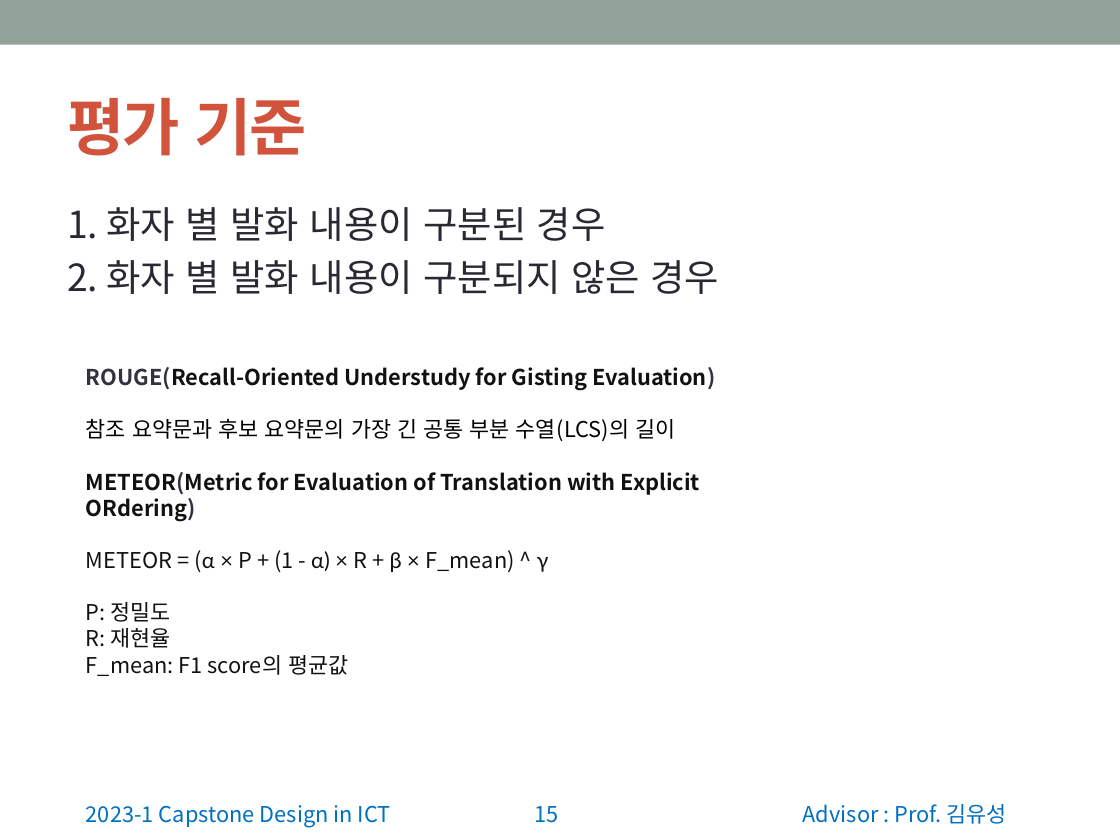
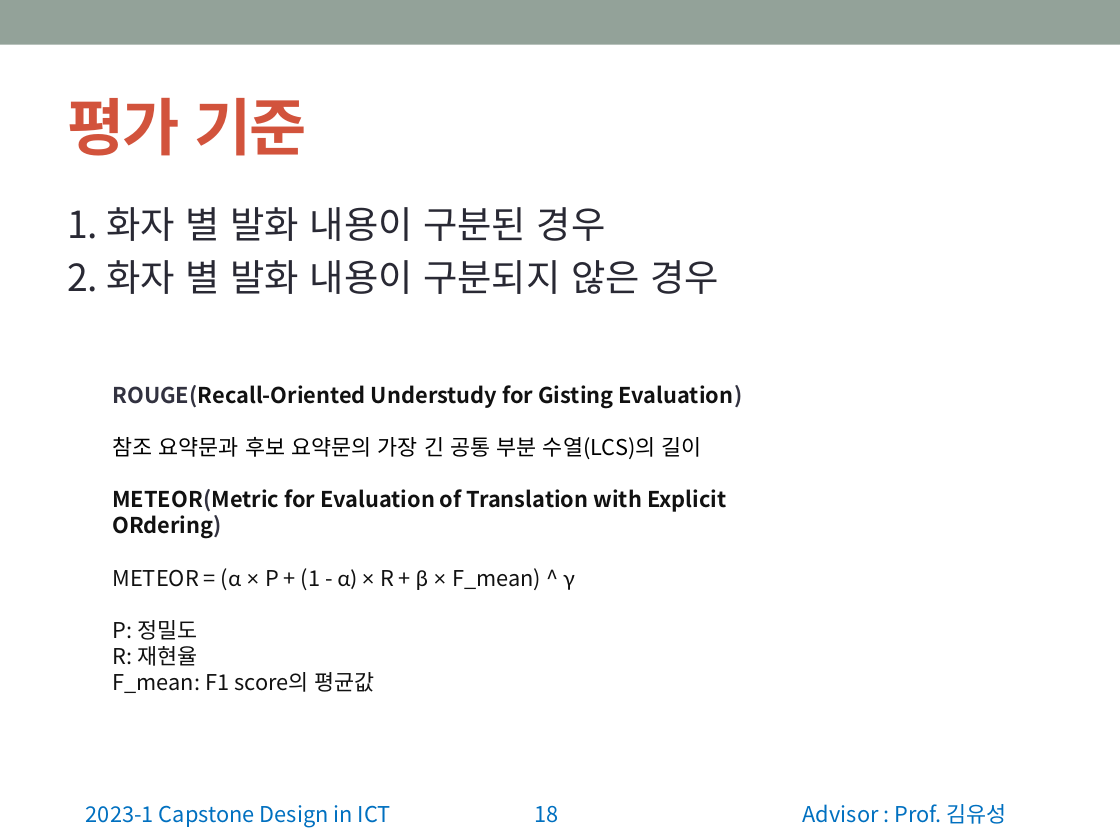
Before and after one commit to wonchul98/audio-to-summary, a slide deck: slide 18 of ppt/0403_2조_주제 발표.pptx (slide 15 before the commit). Drawn at 1120x840 pixels with LibreOffice and Linux fonts; fonts in the diff are those of the drawing. Boxes give left, top, right and bottom in pixels: in the first picture for what was removed or moved away, otherwise in the second. Text is boxed around its words. In the diff, an @@ line names an element or a change of style, - is before the commit and + after.

```diff
--- a/ppt/0403_2조_주제 발표.pptx
+++ b/ppt/0403_2조_주제 발표.pptx
@@ text "ROUGE(Recall-Oriented Understudy for Gisting Evaluation)": place and size @@
-text "ROUGE(Recall-Oriented Understudy for Gisting Evaluation)" at (86, 367, 716, 676)
+text "ROUGE(Recall-Oriented Understudy for Gisting Evaluation)" at (112, 385, 743, 693)
@@ page number at (535, 806, 559, 823): text changed @@
-15
+18
```
Also in this commit, not shown: 3 other slides changed, 3 slides added.
